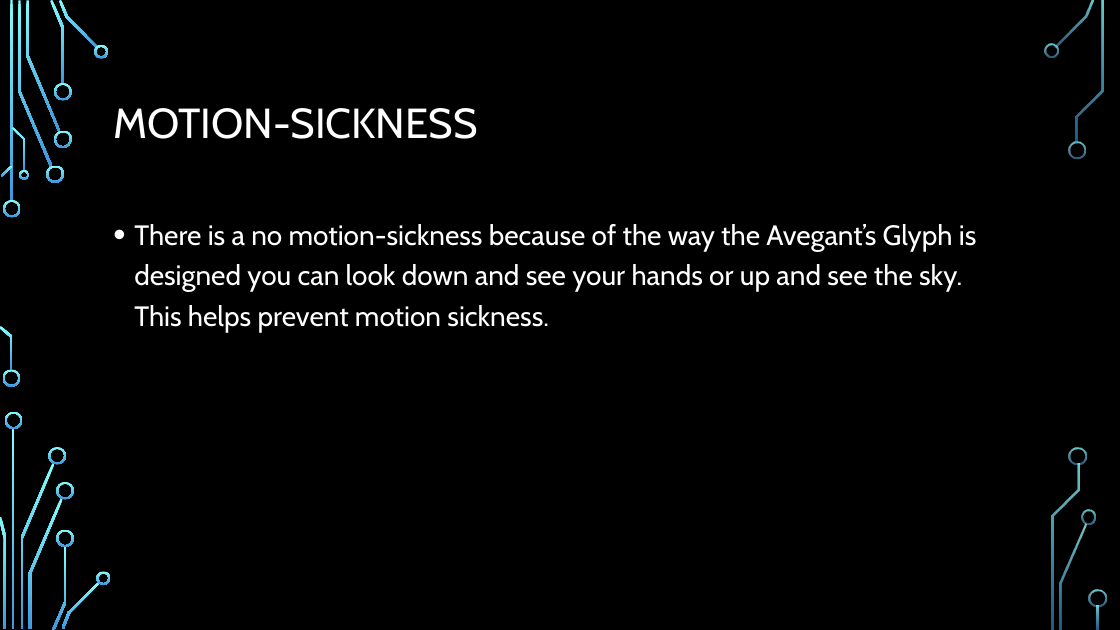
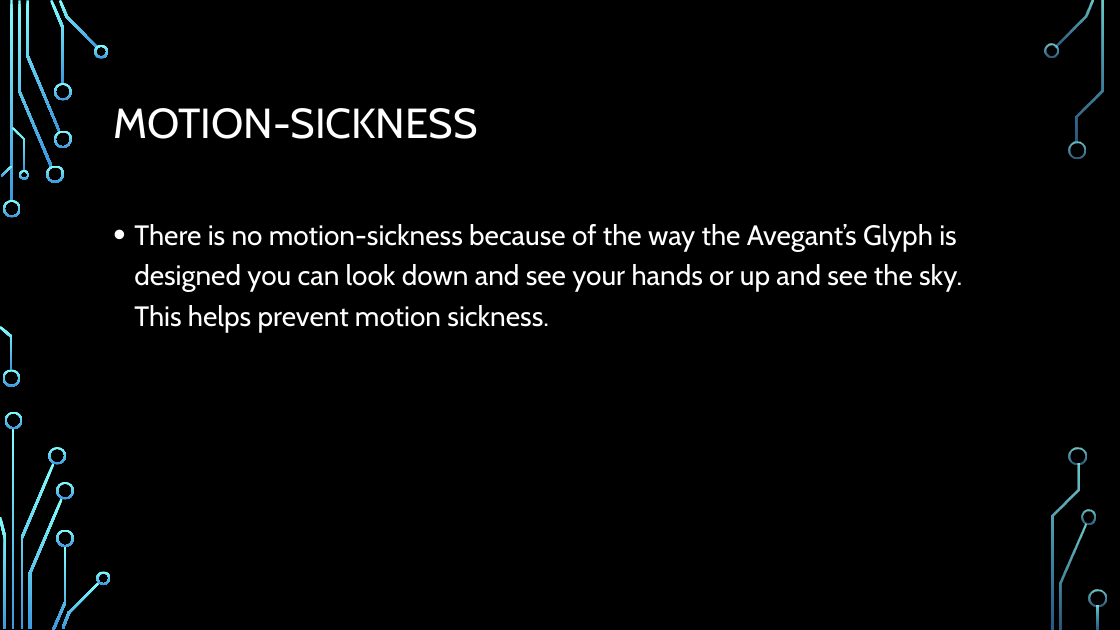
Before and after one commit to gar37012/Student-Choice, a slide deck: slide 5 of Student_choice.pptx. Drawn at 1120x630 pixels with LibreOffice and Linux fonts; fonts in the diff are those of the drawing; background and template pictures are left out. Boxes give left, top, right and bottom in pixels: in the first picture for what was removed or moved away, otherwise in the second. Text is boxed around its words. In the diff, an @@ line names an element or a change of style, - is before the commit and + after.

```diff
--- a/Student_choice.pptx
+++ b/Student_choice.pptx
@@ text at [134,224,962,332]: text changed @@
-• There is a no motion-sickness because of the way the Avegant’s Glyph is designed you can look down and see your hands or up and see the sky. This helps prevent motion sickness.
+• There is no motion-sickness because of the way the Avegant’s Glyph is designed you can look down and see your hands or up and see the sky. This helps prevent motion sickness.
```
Also in this commit, not shown: 1 other slide changed.
